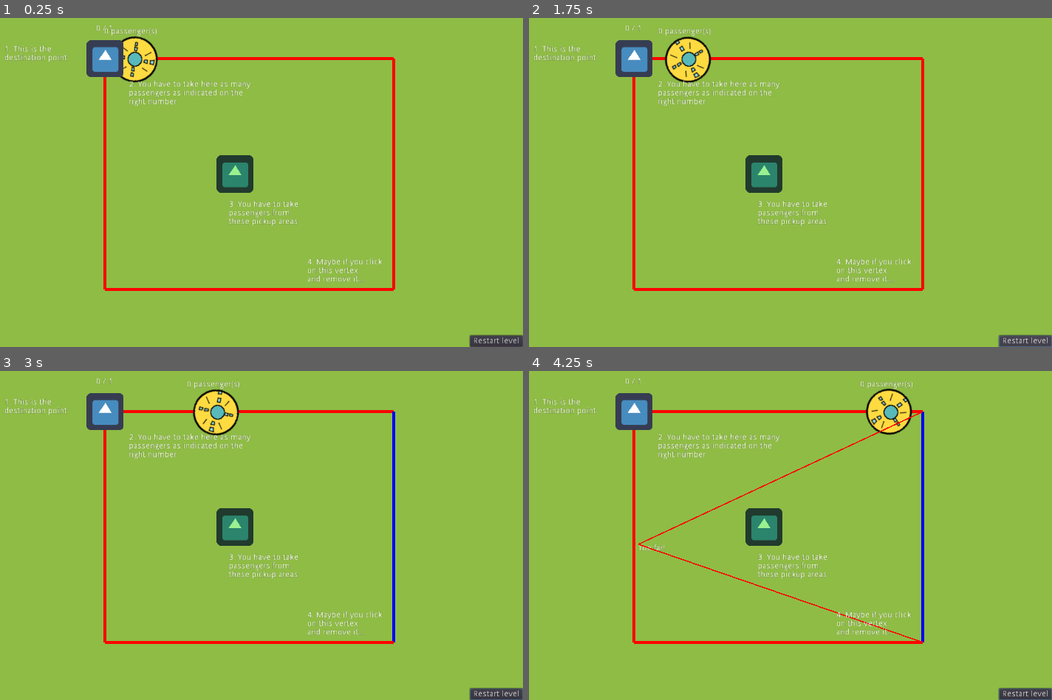
Above: before the commit, frames 1-4 (two rows, left to right).
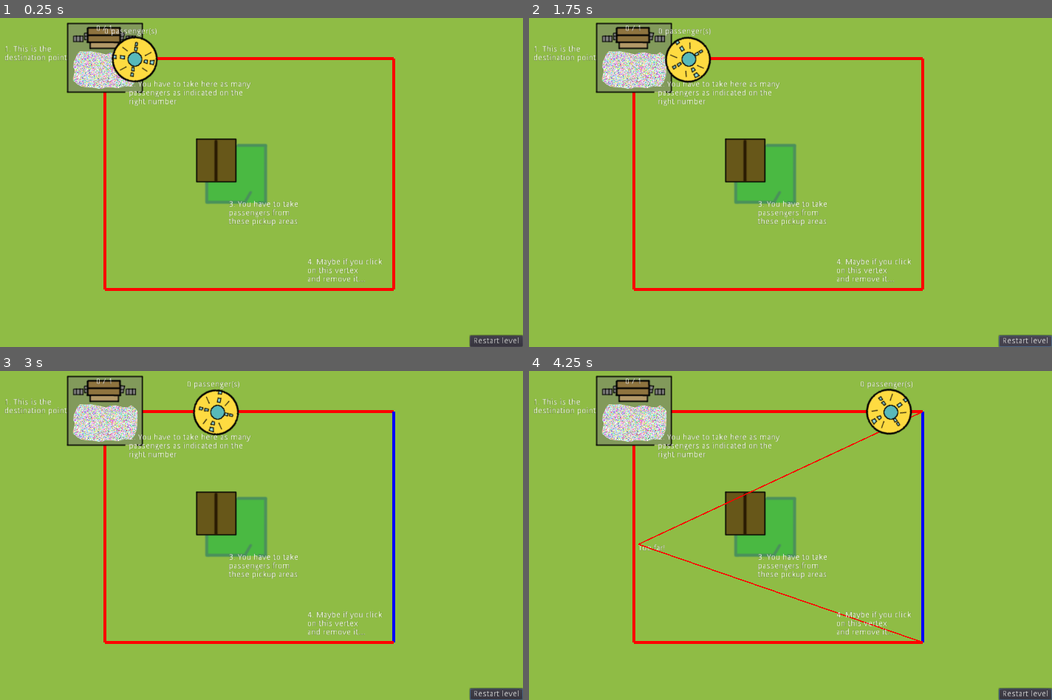
Above: after the commit, the same moments.

Repository: moisesjbc/ufo-taxi
Game: Godot game, scene res://gameplay/main/main.tscn
Two runs of this game, one before a commit and one after it. Both use one fixed random seed, a clock stepped at 60 frames per second and the inputs below. The engine's default icon, where the game draws it, is replaced by a stand-in: a white triangle on a blue panel in a dark square.
Inputs (mouse positions are in pixels of both pictures, inside the frame that each line leads up to):
- Up to frame 1 (0.25 s): no input
- Up to frame 2 (1.75 s): click "Restart level" at 0.5 s; click "Restart level" at 1.25 s
- Up to frame 3 (3 s): click "Restart level" at 2 s; move the mouse to (355, 509) at 2.77 s; click (355, 509) at 2.92 s
- Up to frame 4 (4.25 s): move the mouse to (638, 545) at 3.52 s; click (638, 545) at 3.67 s

The runs differ from the first frame. In frame 1, 5.1% of the frame differs, in the area x 12-52%, y 1-57%; in frame 2, 5.5%; in frame 3, 5.6%; in frame 4, 5.7%, in the area x 12-74%, y 1-57%.

Commit message:
Added farm and festival sprites

Diff:
--- a/godot-project/gameplay/destination_area/destination_area.tscn
+++ b/godot-project/gameplay/destination_area/destination_area.tscn
@@ -1,10 +1,10 @@
 [gd_scene load_steps=4 format=2]
 
-[ext_resource path="res://gameplay/player_train/icon.png" type="Texture" id=1]
+[ext_resource path="res://gameplay/destination_area/festival.png" type="Texture" id=1]
 [ext_resource path="res://gameplay/destination_area/destination_area.gd" type="Script" id=2]
 
-[sub_resource type="CircleShape2D" id=1]
-radius = 44.9604
+[sub_resource type="RectangleShape2D" id=1]
+extents = Vector2( 65, 59.5 )
 
 [node name="destination_area" type="Area2D"]
 script = ExtResource( 2 )
@@ -13,6 +13,7 @@
 texture = ExtResource( 1 )
 
 [node name="collision_shape" type="CollisionShape2D" parent="."]
+position = Vector2( -0.5, -1 )
 shape = SubResource( 1 )
 
 [node name="passengers_label" type="Label" parent="."]
--- a/godot-project/gameplay/main/main.tscn
+++ b/godot-project/gameplay/main/main.tscn
@@ -16,6 +16,7 @@
 
 [node name="player_train" parent="railtrack" instance=ExtResource( 4 )]
 position = Vector2( -323.269, -1.12244 )
+z_index = 1
 
 [node name="destination_area" parent="." instance=ExtResource( 6 )]
 position = Vector2( 383.882, -112.246 )
--- a/godot-project/gameplay/pickup_area/pickup_area.tscn
+++ b/godot-project/gameplay/pickup_area/pickup_area.tscn
@@ -1,10 +1,10 @@
 [gd_scene load_steps=4 format=2]
 
-[ext_resource path="res://gameplay/player_train/icon.png" type="Texture" id=1]
+[ext_resource path="res://gameplay/pickup_area/farm.png" type="Texture" id=1]
 [ext_resource path="res://gameplay/pickup_area/pickup_area.gd" type="Script" id=2]
 
-[sub_resource type="CircleShape2D" id=1]
-radius = 32.1669
+[sub_resource type="RectangleShape2D" id=1]
+extents = Vector2( 53, 51.75 )
 
 [node name="pickup_area" type="Area2D"]
 script = ExtResource( 2 )
@@ -14,5 +14,6 @@
 texture = ExtResource( 1 )
 
 [node name="collision_shape" type="CollisionShape2D" parent="."]
+position = Vector2( 2.75, 0 )
 shape = SubResource( 1 )
 [connection signal="body_entered" from="." to="." method="_on_pickup_area_body_entered"]
Binary file added: godot-project/gameplay/destination_area/festival.png
Not shown, added: godot-project/gameplay/destination_area/festival.png.import
Binary file added: godot-project/gameplay/pickup_area/farm.png
Not shown, added: godot-project/gameplay/pickup_area/farm.png.import
Not shown, added: design/farm.xcf
Not shown, added: design/festival.xcf
